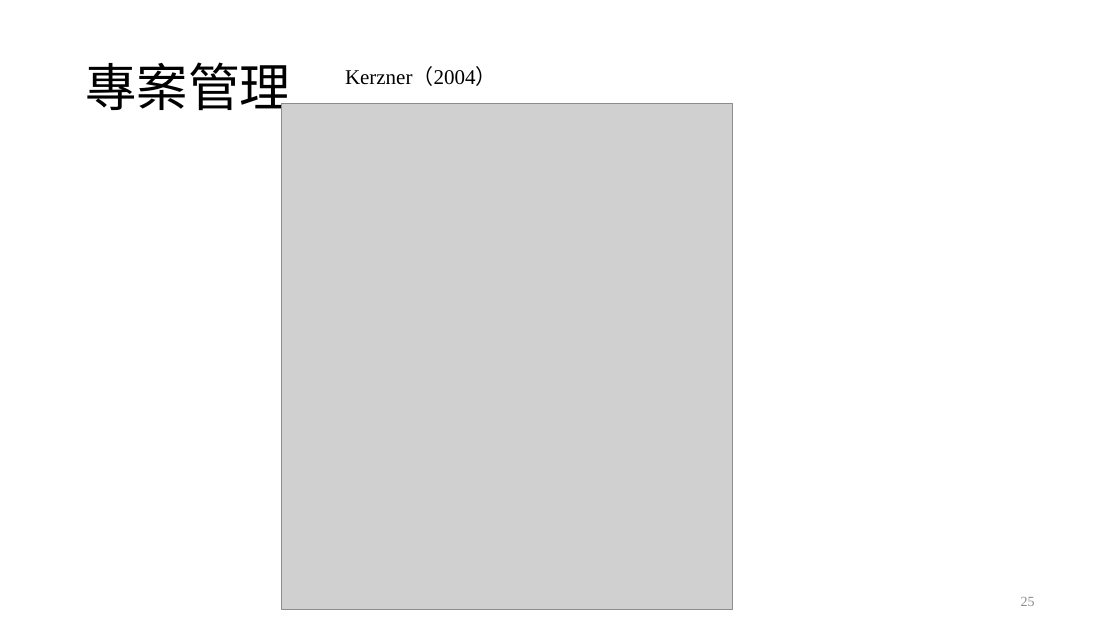
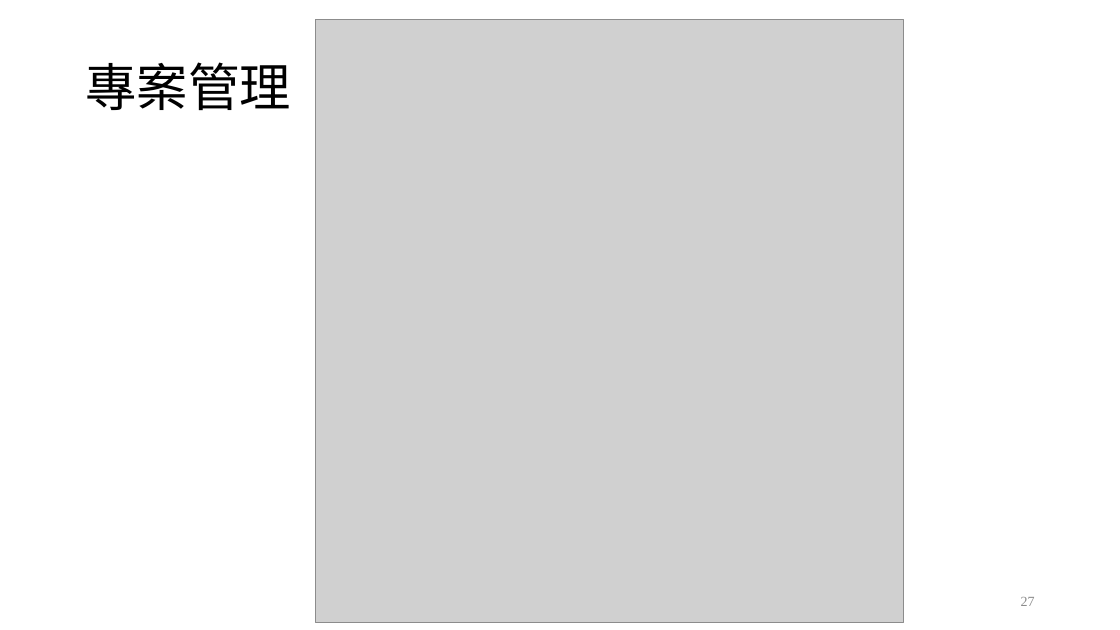
Before and after one commit to ywdeng/uscojywdeng, a slide deck: slide 27 of src/assets/1091/ProjectManagement/CH01/01.pptx (slide 25 before the commit). Drawn at 1120x630 pixels with LibreOffice and Linux fonts; fonts in the diff are those of the drawing; grey boxes stand for pictures. Boxes give left, top, right and bottom in pixels: in the first picture for what was removed or moved away, otherwise in the second. Text is boxed around its words. In the diff, an @@ line names an element or a change of style, - is before the commit and + after.

```diff
--- a/src/assets/1091/ProjectManagement/CH01/01.pptx
+++ b/src/assets/1091/ProjectManagement/CH01/01.pptx
@@ picture: place and size @@
-picture at [281,103,732,610]
+picture at [315,19,904,623]
@@ text removed at [345,68,497,86] @@
-Kerzner（2004）
@@ page number at [1021,597,1035,606]: text changed @@
-25
+27
```
Also in this commit, not shown: 12 other slides changed, 9 slides added, 6 other files.
